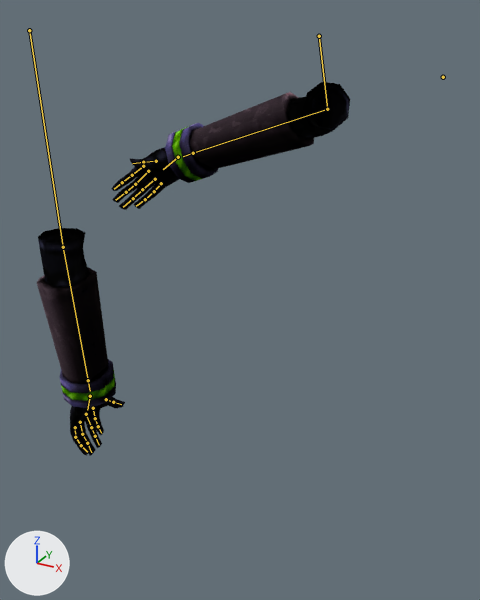
What one commit did to the Blender file models/GestureArms.blend.
Camera for both pictures: a camera (50 mm lens) standing at (0.378, -0.543, -0.031) and looking at (-0.018, 0.177, -0.39). Every picture has the same lights, and +X, +Y and +Z are marked at lower left. Both versions are drawn at frame 93 of the action 'SkeletonAction'; the numbers are the values there. The bones that bend it are drawn over the model as lines.

The first picture shows 'Demolitionist'.
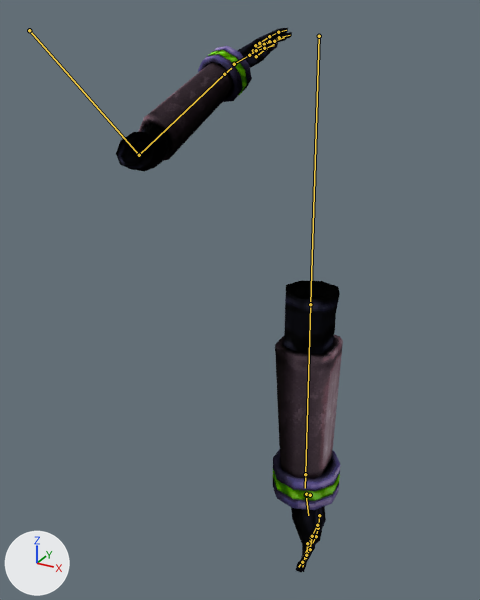
The change in detail:
Bone 'Arm.L' (bone_arm_l) turns from (-78, -3, 3) to (-56, -39, -32) degrees about its own x, y and z.
Bone 'Forearm.L' (bone_forearm_l) turns from (2, 0, -5) to (9, 32, -65) degrees about its own x, y and z.
Bone 'Hand.L' (bone_hand_l) turns from (8, -5, 4) to (-19, 7, -4) degrees about its own x, y and z.
Bone 'Thumb0.L' (bone_thumb0_l) turns from (-13, -1, 0) to (4, 0, 2) degrees about its own x, y and z.
Bone 'Index0.L' (bone_index0_l) turns from (-1, 0, -2) to (14, 0, 0) degrees about its own x, y and z.
Bone 'Long0.L' (bone_long0_l) turns from (1, 0, 0) to (13, 0, 0) degrees about its own x, y and z.
Bone 'Ring0.L' (bone_ring0_l) turns from (0, 0, 0) to (14, 0, 0) degrees about its own x, y and z.
Bone 'Pinky0.L' (bone_pinky0_l) turns from (-6, 0, 0) to (14, 0, 0) degrees about its own x, y and z.
Bone 'Pinky1.L' (bone_pinky1_l) turns from (0, 0, 0) to (1, -3, 6) degrees about its own x, y and z.
Bone 'Arm.R' (bone_arm_r) turns from (-26, 16, 94) to (-78, 0, 0) degrees about its own x, y and z.
Bone 'Forearm.R' (bone_forearm_r) turns from (-39, -6, 64) to (0, 0, 0) degrees about its own x, y and z.
Bone 'Wrist.R' (bone_wrist_r) turns from (0, 2, 0) to (0, 0, 0) degrees about its own x, y and z.
Bone 'Hand.R' (bone_hand_r) turns from (-34, 14, -4) to (0, 0, 0) degrees about its own x, y and z.
Bone 'Thumb0.R' (bone_thumb0_r) moves from (-0.001, -0.001, -0.001) to (0.0, 0.0, 0.0).
Bone 'Thumb0.R' (bone_thumb0_r) turns from (-8, -2, 6) to (0, 0, 0) degrees about its own x, y and z.
Bone 'Index0.R' (bone_index0_r) turns from (9, 6, -2) to (0, 0, 0) degrees about its own x, y and z.
Bone 'Long0.R' (bone_long0_r) turns from (11, 6, 0) to (0, 0, 0) degrees about its own x, y and z.
Bone 'Ring0.R' (bone_ring0_r) turns from (3, 6, 0) to (0, 0, 0) degrees about its own x, y and z.
Bone 'Ring1.R' (bone_ring1_r) turns from (7, 1, -3) to (0, 0, 0) degrees about its own x, y and z.
Bone 'Pinky1.R' (bone_pinky1_r) turns from (8, 0, -1) to (0, 0, 0) degrees about its own x, y and z.

Boxes [x1, y1, x2, y2] around the edits, measured in the pictures (480 x 600 px):
'Demolitionist', posed
    before: [37, 82, 350, 456]
    after: [116, 28, 343, 572]
bone 'Arm.L', root to tip
    before: (29, 30) to (63, 247)
    after: (29, 30) to (139, 155)
bone 'Forearm.L', root to tip
    before: (63, 247) to (88, 380)
    after: (139, 155) to (224, 74)
bone 'Hand.L', root to tip
    before: (90, 396) to (87, 410)
    after: (234, 64) to (247, 56)
bone 'Thumb0.L', root to tip
    before: (106, 399) to (113, 402)
    after: (256, 56) to (266, 48)
bone 'Index0.L', root to tip
    before: (93, 408) to (95, 418)
    after: (259, 43) to (269, 36)
bone 'Long0.L', root to tip
    before: (86, 414) to (91, 427)
    after: (255, 45) to (269, 41)
bone 'Ring0.L', root to tip
    before: (80, 422) to (82, 434)
    after: (253, 50) to (264, 44)
bone 'Pinky0.L', root to tip
    before: (75, 427) to (75, 437)
    after: (249, 55) to (256, 50)
bone 'Pinky1.L', root to tip
    before: (75, 437) to (81, 445)
    after: (256, 50) to (264, 48)
bone 'Arm.R', root to tip
    before: (319, 36) to (327, 109)
    after: (319, 36) to (310, 304)
bone 'Forearm.R', root to tip
    before: (327, 109) to (193, 153)
    after: (310, 304) to (305, 474)
bone 'Wrist.R', root to tip
    before: (193, 153) to (183, 156)
    after: (305, 474) to (305, 488)
bone 'Hand.R', root to tip
    before: (178, 157) to (163, 169)
    after: (306, 495) to (308, 515)
bone 'Thumb0.R', root to tip
    before: (156, 161) to (143, 162)
    after: (306, 494) to (310, 495)
bone 'Index0.R', root to tip
    before: (143, 166) to (132, 175)
    after: (319, 515) to (318, 528)
bone 'Long0.R', root to tip
    before: (148, 171) to (135, 184)
    after: (317, 525) to (311, 537)
bone 'Ring0.R', root to tip
    before: (155, 179) to (142, 189)
    after: (312, 536) to (310, 549)
bone 'Ring1.R', root to tip
    before: (142, 189) to (133, 198)
    after: (310, 549) to (305, 557)
bone 'Pinky1.R', root to tip
    before: (154, 191) to (145, 199)
    after: (306, 555) to (302, 562)
